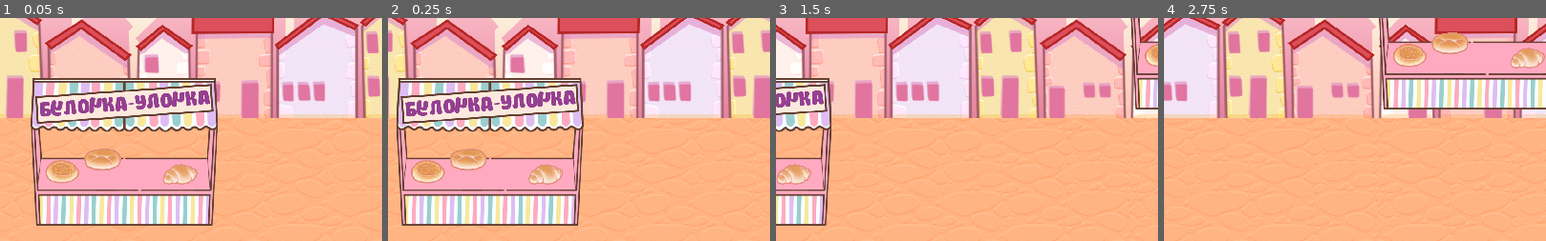
Above: before the commit, frames 1-4 (left to right).
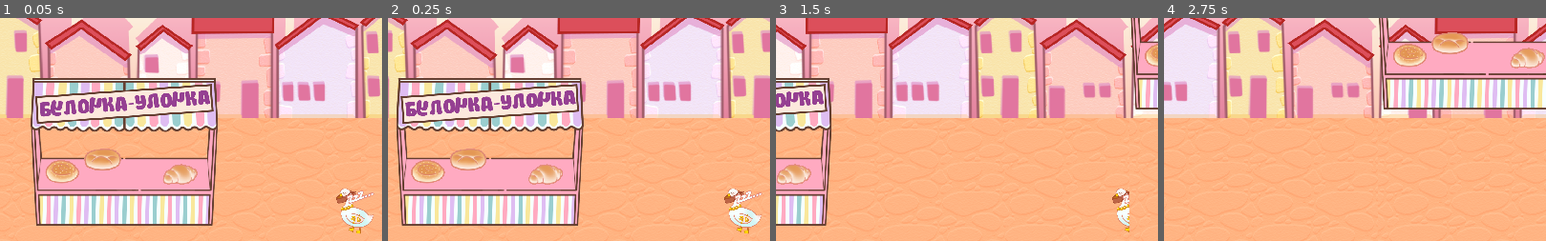
Above: after the commit, the same moments.

Repository: cuire/Voleur-de-Renard
Game: Godot game, scene res://scenes/main_location/kingdom.tscn
Same seed, same stepped clock (60 frames per second), same inputs: the game is played once before the commit and once after it.
Inputs (mouse positions are % of the whole screen's width and height, from its top left):
- Up to frame 1 (0.05 s): no input
- Up to frame 2 (0.25 s): no input
- Up to frame 3 (1.5 s): move the mouse to (81, 82) at 0.52 s; hold Right (ui_right) 0.53-1.28 s; click (81, 82) at 0.67 s; move the mouse to (22, 33) at 1.27 s; click (22, 33) at 1.42 s
- Up to frame 4 (2.75 s): move the mouse to (16, 33) at 2.02 s; hold Right (ui_right) from 2.03 s (still down); click (16, 33) at 2.17 s
The pictures show only the part of the screen within x 32-82%, y 13-63%; the shares and areas given below are measured in that part.

The runs differ from the first frame. In frame 1, 1.1% of the frame differs, in the area x 88-98%, y 76-97%; in frame 2, 1.1%; in frame 3, 0.5%; in frame 4, nothing differs.

Commit message:
goose 🐔

Diff:
--- /dev/null
+++ b/minigames/goose/goose.gd
@@ -0,0 +1,17 @@
+extends Minigame
+
+onready var area_2d = $Area2D
+onready var animation_player = $AnimationPlayer
+
+func _ready():
+	animation_player.play("sleep")
+
+func _on_Area2D_input_event(_viewport: Node, event: InputEvent, _shape_idx: int):
+	if event is InputEventMouseButton and event.button_index == BUTTON_LEFT:
+		activate()
+
+func activate():
+	.activate()
+	animation_player.play("awake")
+	area_2d.disconnect("input_event", self, "_on_Area2D_input_event")
+	print("Goose want that shiny")
--- /dev/null
+++ b/minigames/goose/goose.tscn
@@ -0,0 +1,77 @@
+[gd_scene load_steps=7 format=2]
+
+[ext_resource path="res://minigames/assets/goose.png" type="Texture" id=1]
+[ext_resource path="res://minigames/goose/goose.gd" type="Script" id=2]
+
+[sub_resource type="CircleShape2D" id=1]
+radius = 33.541
+
+[sub_resource type="Animation" id=2]
+length = 0.001
+tracks/0/type = "value"
+tracks/0/path = NodePath("Goose:frame")
+tracks/0/interp = 1
+tracks/0/loop_wrap = true
+tracks/0/imported = false
+tracks/0/enabled = true
+tracks/0/keys = {
+"times": PoolRealArray( 0 ),
+"transitions": PoolRealArray( 1 ),
+"update": 0,
+"values": [ 0 ]
+}
+
+[sub_resource type="Animation" id=3]
+resource_name = "awake"
+length = 0.1
+tracks/0/type = "value"
+tracks/0/path = NodePath("Goose:frame")
+tracks/0/interp = 1
+tracks/0/loop_wrap = true
+tracks/0/imported = false
+tracks/0/enabled = true
+tracks/0/keys = {
+"times": PoolRealArray( 0 ),
+"transitions": PoolRealArray( 1 ),
+"update": 1,
+"values": [ 0 ]
+}
+
+[sub_resource type="Animation" id=4]
+resource_name = "sleep"
+length = 0.1
+tracks/0/type = "value"
+tracks/0/path = NodePath("Goose:frame")
+tracks/0/interp = 1
+tracks/0/loop_wrap = true
+tracks/0/imported = false
+tracks/0/enabled = true
+tracks/0/keys = {
+"times": PoolRealArray( 0 ),
+"transitions": PoolRealArray( 1 ),
+"update": 1,
+"values": [ 1 ]
+}
+
+[node name="Goose" type="Node2D"]
+script = ExtResource( 2 )
+
+[node name="Goose" type="Sprite" parent="."]
+position = Vector2( 0, -32.9 )
+scale = Vector2( 0.206, 0.206 )
+texture = ExtResource( 1 )
+hframes = 2
+
+[node name="Area2D" type="Area2D" parent="."]
+position = Vector2( 2, -152 )
+
+[node name="CollisionShape2D" type="CollisionShape2D" parent="Area2D"]
+position = Vector2( -3, 116 )
+shape = SubResource( 1 )
+
+[node name="AnimationPlayer" type="AnimationPlayer" parent="."]
+anims/RESET = SubResource( 2 )
+anims/awake = SubResource( 3 )
+anims/sleep = SubResource( 4 )
+
+[connection signal="input_event" from="Area2D" to="." method="_on_Area2D_input_event"]
--- a/scenes/main_location/kingdom.tscn
+++ b/scenes/main_location/kingdom.tscn
@@ -1,7 +1,8 @@
-[gd_scene load_steps=7 format=2]
+[gd_scene load_steps=8 format=2]
 
 [ext_resource path="res://characters/prince/prince.tscn" type="PackedScene" id=1]
 [ext_resource path="res://minigames/pull_the_handle/vending_machine.tscn" type="PackedScene" id=2]
+[ext_resource path="res://minigames/goose/goose.tscn" type="PackedScene" id=3]
 [ext_resource path="res://scenes/main_location/kingdom.gd" type="Script" id=4]
 [ext_resource path="res://scenes/main_location/frames/frame_1.tscn" type="PackedScene" id=5]
 [ext_resource path="res://minigames/bakery/bakery.tscn" type="PackedScene" id=6]
@@ -19,6 +20,9 @@
 [node name="Bakery" parent="CurrentFrame" instance=ExtResource( 6 )]
 position = Vector2( 371, 156 )
 
+[node name="Goose" parent="." instance=ExtResource( 3 )]
+position = Vector2( 800, 370 )
+
 [node name="NextFrame" parent="." instance=ExtResource( 5 )]
 position = Vector2( 1022, 0 )
 
Binary file added: minigames/assets/goose.png
Not shown, added: minigames/assets/goose.png.import
